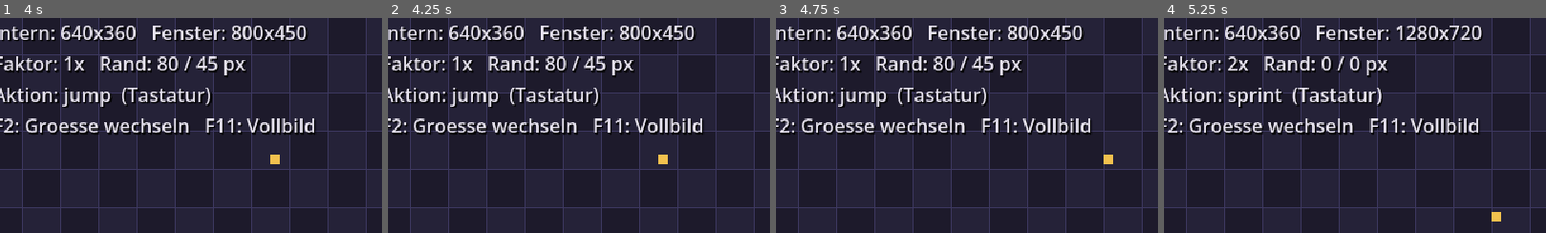
Above: before the commit, frames 1-4 (left to right).
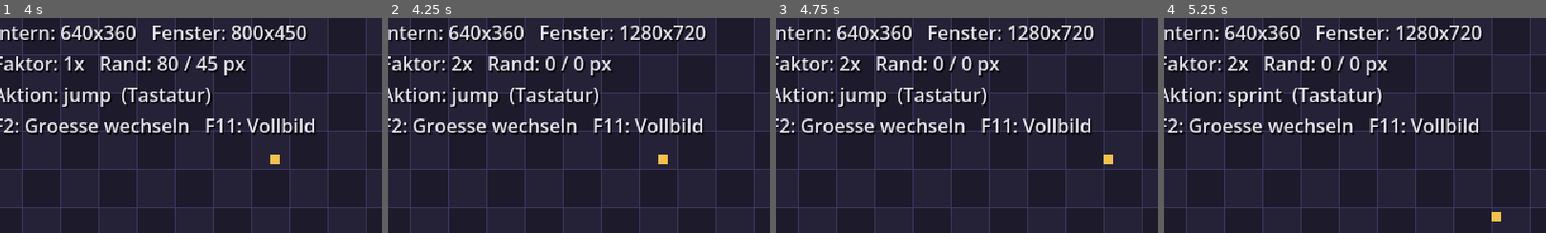
Above: after the commit, the same moments.

Repository: chris151089/Zeitkompass
Game: Godot game, scene res://levels/test/resolution_test.tscn
The game is run twice, just before and just after one commit, with the same random seed, the same clock (stepped at 60 frames per second) and the same inputs.
Inputs (mouse positions are % of the whole screen's width and height, from its top left):
- Up to frame 1 (4 s): tap Enter at 0.5, 2, 3.5 s; move the mouse to (72, 45) at 0.52 s; hold D (move_right) 0.53-1.25 s; tap J (attack) at 0.6 s; click (72, 45) at 0.67 s; tap Space (jump) at 0.77, 1.25, 2.75, 3.77 s; drag from (30, 55) to (45, 70) at 1.27 s; move the mouse to (60, 28) at 2.02 s; hold D (move_right) 2.03-2.75 s; tap I (echo_cast) at 2.1 s; drag from (45, 70) to (20, 35) at 2.77 s; move the mouse to (80, 65) at 3.52 s; hold A (move_left) from 3.53 s (still down); tap Q (echo_prev) at 3.6 s
- Up to frame 2 (4.25 s): keep holding A (move_left); tap F2 (debug_cycle_resolution) at 4.15 s
- Up to frame 3 (4.75 s): release A (move_left) at 4.25 s; drag from (20, 35) to (35, 25) at 4.27 s
- Up to frame 4 (5.25 s): tap Space (jump) at 5 s; move the mouse to (55, 50) at 5.02 s; hold S (move_down) from 5.03 s (still down); tap L (sprint) at 5.1 s; click (55, 50) at 5.17 s
The pictures show only the part of the screen within x 7-57%, y 18-68%; the shares and areas given below are measured in that part.

Frame 1 is identical in both runs. In frame 2, 2.3% of the frame differs, in the area x 16-84%, y 3-28%; in frame 3, 2.3%; in frame 4, nothing differs.

Commit message:
Testbild: Hinweis statt Fehlermeldung im eingebetteten Editor-Fenster
- DisplaySettings.can_change_window(): erkennt das im „Game“-Tab
  eingebettete Spiel; apply_window_size/-mode geben dann false zurück
- Testbild zeigt einen Hinweis statt Fehler bei F2/F11
- Editor-Warnungen beseitigt (verdeckte Eigenschaften, Ganzzahl-Division)
- README: wie man das Einbetten abschaltet

Co-Authored-By: Claude Opus 5.5 <noreply@anthropic.com>
Claude-Session: https://claude.ai/code/session_01Tvbe27MxpzzdNCj71HFP8e

Diff:
--- a/levels/test/resolution_test.gd
+++ b/levels/test/resolution_test.gd
@@ -6,6 +6,7 @@
 ## - zeigt Fenstergröße, Skalierungsfaktor und die zuletzt gedrückte Aktion
 ##
 ## Tasten: F2 = nächste Fenstergröße, F11 = Vollbild.
+## Beides geht nur im eigenen Fenster, nicht eingebettet im „Game“-Tab des Editors.
 extends Node2D
 
 const TILE := 32
@@ -24,6 +25,7 @@
 
 var _preset_index := -1
 var _last_action := "—"
+var _hint := ""
 
 @onready var _info: Label = $UI/Info
 
@@ -36,12 +38,13 @@
 func _unhandled_input(event: InputEvent) -> void:
 	if event.is_action_pressed(&"toggle_fullscreen"):
 		var fullscreen := DisplayServer.window_get_mode() == DisplayServer.WINDOW_MODE_FULLSCREEN
-		DisplaySettings.apply_window_mode(
+		_report(DisplaySettings.apply_window_mode(
 			DisplaySettings.WindowMode.WINDOWED if fullscreen else DisplaySettings.WindowMode.BORDERLESS
-		)
+		))
 	elif event.is_action_pressed(&"debug_cycle_resolution"):
-		_preset_index = (_preset_index + 1) % DisplaySettings.PRESETS.size()
-		DisplaySettings.apply_window_size(DisplaySettings.PRESETS[_preset_index])
+		var next := (_preset_index + 1) % DisplaySettings.PRESETS.size()
+		if _report(DisplaySettings.apply_window_size(DisplaySettings.PRESETS[next])):
+			_preset_index = next
 	else:
 		for action in WATCHED_ACTIONS:
 			if event.is_action_pressed(action):
@@ -59,10 +62,10 @@
 func _draw() -> void:
 	var size := DisplaySettings.BASE_SIZE
 	# Schachbrett aus 32×32-Kacheln
-	for y in range(0, size.y, TILE):
-		for x in range(0, size.x, TILE):
-			var odd := ((x / TILE) + (y / TILE)) % 2 == 1
-			draw_rect(Rect2(x, y, TILE, TILE), COLOR_BG_B if odd else COLOR_BG_A)
+	for ty in ceili(size.y / float(TILE)):
+		for tx in ceili(size.x / float(TILE)):
+			var odd := (tx + ty) % 2 == 1
+			draw_rect(Rect2(tx * TILE, ty * TILE, TILE, TILE), COLOR_BG_B if odd else COLOR_BG_A)
 	# Rasterlinien (1 px, auf ganzen Pixeln)
 	for x in range(0, size.x, TILE):
 		draw_rect(Rect2(x, 0, 1, size.y), COLOR_GRID)
@@ -81,16 +84,24 @@
 					draw_rect(Rect2(corner.x + px, corner.y + py, 1, 1), COLOR_BORDER)
 
 
+## Zeigt einen Hinweis, wenn das Fenster nicht geändert werden konnte.
+func _report(success: bool) -> bool:
+	_hint = "" if success else "Eingebettet im Editor: Fenster nicht aenderbar"
+	_update_info()
+	return success
+
+
 func _update_info() -> void:
 	var window := DisplayServer.window_get_size()
-	var scale := DisplaySettings.compute_integer_scale(window)
+	var factor := DisplaySettings.compute_integer_scale(window)
 	var rect := DisplaySettings.compute_viewport_rect(window)
 	_info.text = "\n".join([
 		"ZEITKOMPASS - M0 Testbild",
 		"Intern: %dx%d   Fenster: %dx%d" % [DisplaySettings.BASE_SIZE.x, DisplaySettings.BASE_SIZE.y, window.x, window.y],
-		"Faktor: %dx   Rand: %d / %d px" % [scale, rect.position.x, rect.position.y],
+		"Faktor: %dx   Rand: %d / %d px" % [factor, rect.position.x, rect.position.y],
 		"Aktion: %s" % _last_action,
 		"F2: Groesse wechseln   F11: Vollbild",
+		_hint,
 	])
 
 
--- a/levels/test/resolution_test.tscn
+++ b/levels/test/resolution_test.tscn
@@ -18,7 +18,7 @@
 offset_left = 40.0
 offset_top = 40.0
 offset_right = 600.0
-offset_bottom = 160.0
+offset_bottom = 180.0
 theme_override_colors/font_color = Color(0.909804, 0.894118, 0.941176, 1)
 theme_override_colors/font_shadow_color = Color(0, 0, 0, 1)
 theme_override_constants/shadow_offset_x = 1
--- a/tests/unit/test_display_settings.gd
+++ b/tests/unit/test_display_settings.gd
@@ -33,3 +33,8 @@
 		var factor := DisplaySettings.compute_integer_scale(preset)
 		assert_eq(DisplaySettings.BASE_SIZE * factor, preset, str(preset))
 	assert_eq(DisplaySettings.PRESETS.back(), Vector2i(3840, 2160), "Optionen gehen bis 4K")
+
+
+func test_window_can_change_outside_editor() -> void:
+	# Tests laufen nie eingebettet im „Game“-Tab des Editors.
+	assert_true(DisplaySettings.can_change_window())
--- a/tests/unit/test_project_settings.gd
+++ b/tests/unit/test_project_settings.gd
@@ -34,6 +34,6 @@
 
 
 func test_autoloads_registered() -> void:
-	for name in ["GameState", "SaveManager", "AudioManager", "DialogueManager", "SceneLoader"]:
-		assert_true(ProjectSettings.has_setting("autoload/" + name), name + " ist Autoload")
-		assert_not_null(get_tree().root.get_node_or_null(name), name + " läuft")
+	for autoload_name in ["GameState", "SaveManager", "AudioManager", "DialogueManager", "SceneLoader"]:
+		assert_true(ProjectSettings.has_setting("autoload/" + autoload_name), autoload_name + " ist Autoload")
+		assert_not_null(get_tree().root.get_node_or_null(autoload_name), autoload_name + " läuft")
--- a/tools/generate_input_map.gd
+++ b/tools/generate_input_map.gd
@@ -53,9 +53,9 @@
 func _init() -> void:
 	# Alte Spiel-Aktionen entfernen, damit gelöschte Aktionen nicht liegen bleiben.
 	for prop in ProjectSettings.get_property_list():
-		var name: String = prop.name
-		if name.begins_with("input/") and not name.begins_with("input/ui_"):
-			ProjectSettings.clear(name)
+		var setting: String = prop.name
+		if setting.begins_with("input/") and not setting.begins_with("input/ui_"):
+			ProjectSettings.clear(setting)
 
 	for action: String in ACTIONS:
 		var spec: Dictionary = ACTIONS[action]
--- a/ui/options/display_settings.gd
+++ b/ui/options/display_settings.gd
@@ -22,7 +22,9 @@
 
 ## Größter ganzzahliger Faktor, mit dem BASE_SIZE ganz in window_size passt (mindestens 1).
 static func compute_integer_scale(window_size: Vector2i) -> int:
+	@warning_ignore("integer_division")
 	var fx := window_size.x / BASE_SIZE.x
+	@warning_ignore("integer_division")
 	var fy := window_size.y / BASE_SIZE.y
 	return maxi(1, mini(fx, fy))
 
@@ -34,7 +36,16 @@
 	return Rect2i(offset, scaled)
 
 
-static func apply_window_mode(mode: WindowMode) -> void:
+## true, wenn das Spiel im „Game“-Tab des Editors eingebettet läuft.
+## Dort lassen sich Fenstergröße, Position und Vollbild nicht ändern.
+static func can_change_window() -> bool:
+	return not Engine.is_embedded_in_editor()
+
+
+## Gibt false zurück, wenn der Fenstermodus nicht geändert werden kann (eingebettet im Editor).
+static func apply_window_mode(mode: WindowMode) -> bool:
+	if not can_change_window():
+		return false
 	match mode:
 		WindowMode.WINDOWED:
 			DisplayServer.window_set_mode(DisplayServer.WINDOW_MODE_WINDOWED)
@@ -43,15 +54,20 @@
 			DisplayServer.window_set_mode(DisplayServer.WINDOW_MODE_FULLSCREEN)
 		WindowMode.FULLSCREEN:
 			DisplayServer.window_set_mode(DisplayServer.WINDOW_MODE_EXCLUSIVE_FULLSCREEN)
+	return true
 
 
 ## Setzt die Fenstergröße und zentriert das Fenster auf dem aktuellen Bildschirm.
-static func apply_window_size(size: Vector2i) -> void:
+## Gibt false zurück, wenn das nicht geht (eingebettet im Editor).
+static func apply_window_size(size: Vector2i) -> bool:
+	if not can_change_window():
+		return false
 	DisplayServer.window_set_mode(DisplayServer.WINDOW_MODE_WINDOWED)
 	DisplayServer.window_set_size(size)
 	var screen := DisplayServer.window_get_current_screen()
 	var screen_rect := DisplayServer.screen_get_usable_rect(screen)
 	DisplayServer.window_set_position(screen_rect.position + (screen_rect.size - size) / 2)
+	return true
 
 
 static func apply_vsync(enabled: bool) -> void:
